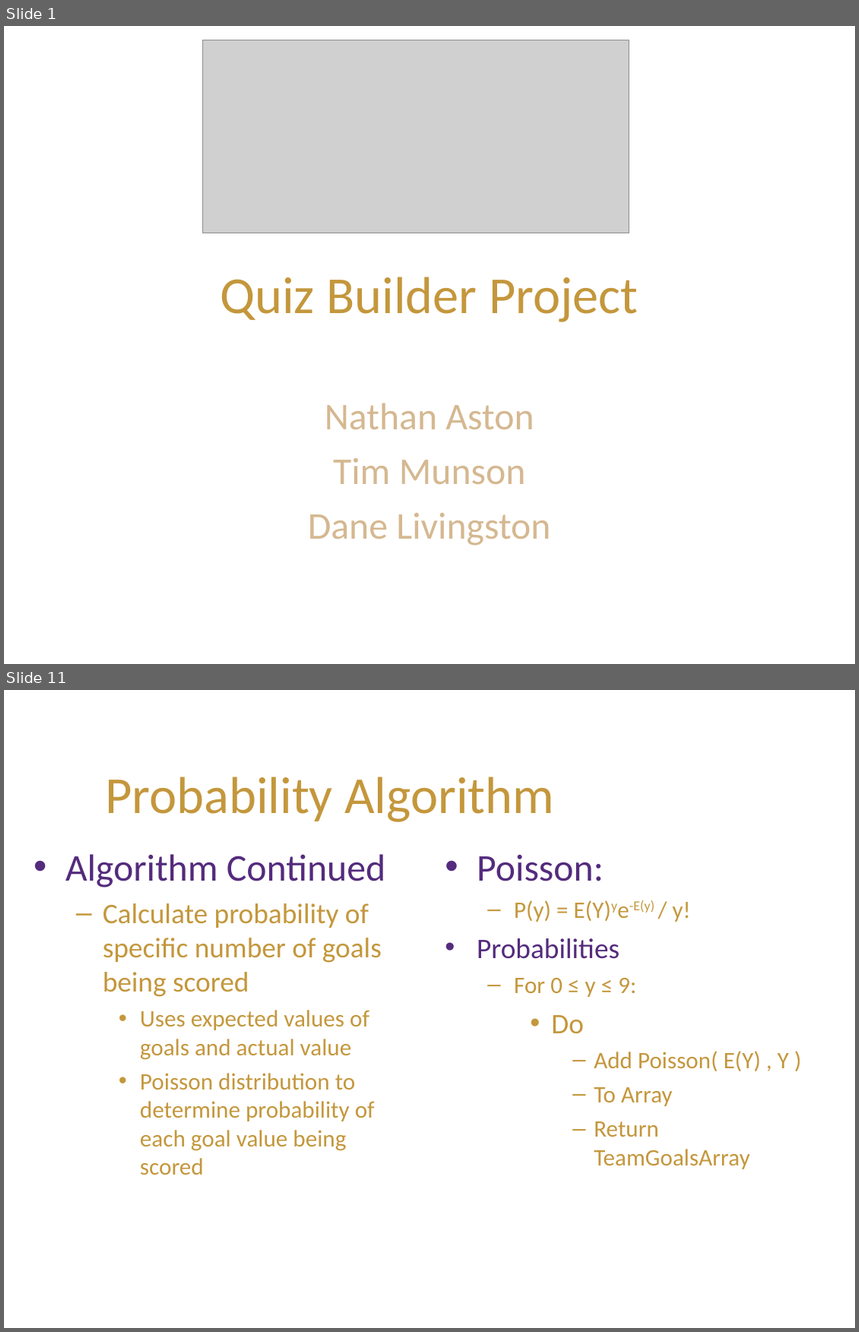
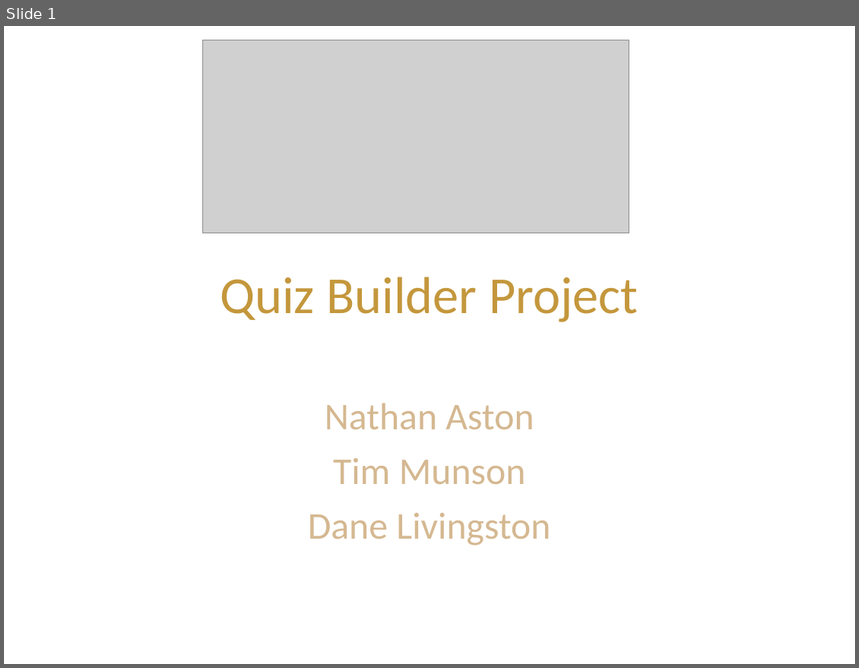
Before and after one commit to macguy2010/QuizBuilder, a slide deck: QuizBuilderPpt.ppt. Shown one above the other, each under a label of ours: slides 1 and 11 before the commit, slide 1 after it; the slides between them are not shown. The pictures are 859x1332 and 859x668 pixels, drawn with LibreOffice and Linux fonts; fonts in the diff are those of the drawing; grey boxes stand for pictures; background and template pictures are left out. Boxes give left, top, right and bottom in pixels: in the first picture for what was removed or moved away, otherwise in the second. Text is boxed around its words. In the diff, an @@ line names an element or a change of style, - is before the commit and + after.

```diff
--- a/QuizBuilderPpt.ppt
+++ b/QuizBuilderPpt.ppt
@@ slide 11 removed at (4, 690, 855, 1328), background #FFFFFF @@
@@ text removed at (105, 777, 554, 822) @@
-Probability Algorithm
@@ text removed at (66, 854, 386, 1176) @@
-• Algorithm Continued
-  – Calculate probability of specific number of goals being scored
-    • Uses expected values of goals and actual value
-    • Poisson distribution to determine probability of each goal value being scored
@@ text removed at (477, 855, 789, 1170) @@
-• Poisson:
-  – P(y) = E(Y)ye-E(y) / y!
-• Probabilities
-  – For 0 ≤ y ≤ 9:
-    • Do
-      – Add Poisson( E(Y) , Y )
-      – To Array
-      – Return TeamGoalsArray
```
Also in this commit, not shown: 1 slide changed, 3 slides added, 9 other slides removed, 2 other files.
